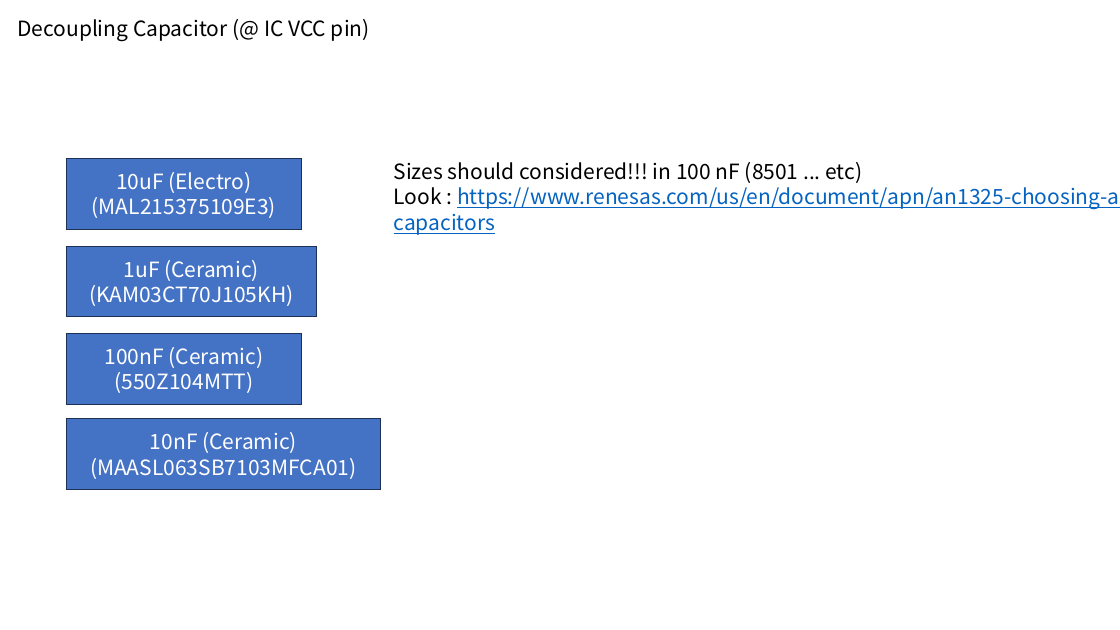
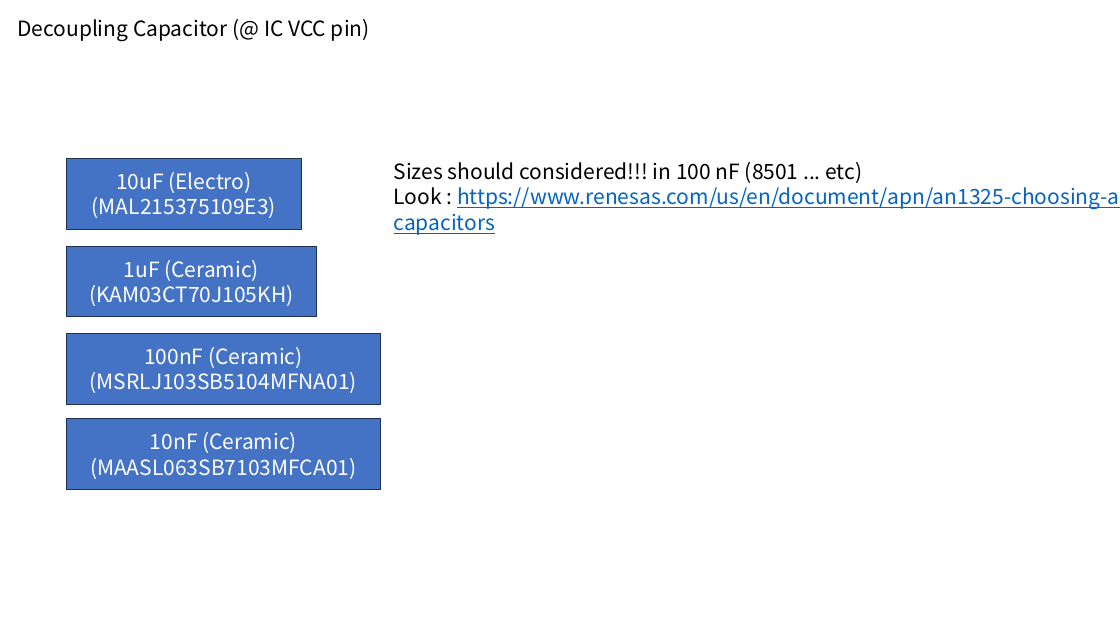
Before and after one commit to alexist2623/PMOD2BNC, a slide deck: slide 17 of Meeting/PMOD2BNC.pptx. Drawn at 1120x630 pixels with LibreOffice and Linux fonts; fonts in the diff are those of the drawing. Boxes give left, top, right and bottom in pixels: in the first picture for what was removed or moved away, otherwise in the second. Text is boxed around its words. In the diff, an @@ line names an element or a change of style, - is before the commit and + after.

```diff
--- a/Meeting/PMOD2BNC.pptx
+++ b/Meeting/PMOD2BNC.pptx
@@ rectangle "100nF (Ceramic)": place and size @@
-rectangle "100nF (Ceramic)" at box(66, 334, 301, 404)
+rectangle "100nF (Ceramic)" at box(66, 334, 380, 404)
@@ text in rectangle at box(90, 372, 357, 393): text changed @@
-(550Z104MTT)
+(MSRLJ103SB5104MFNA01)
```
Also in this commit, not shown: 5 other slides changed, 3 other files.
